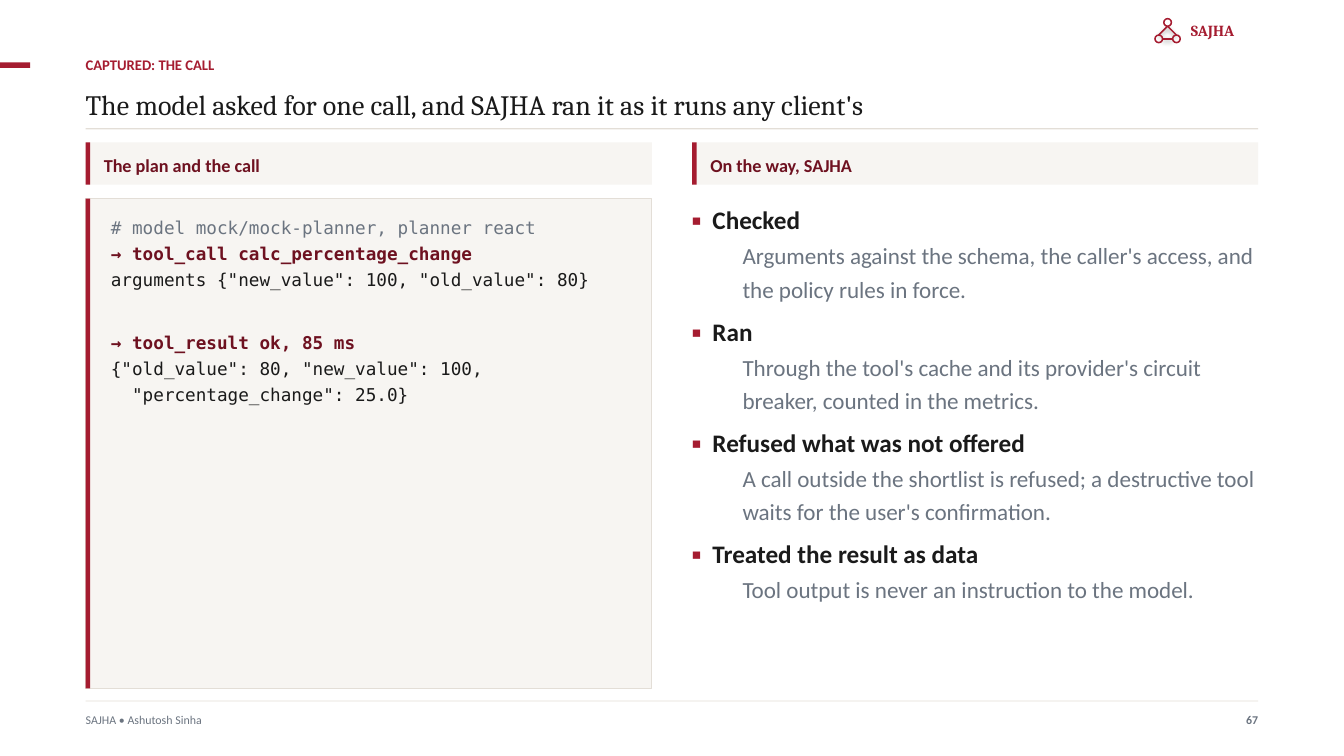
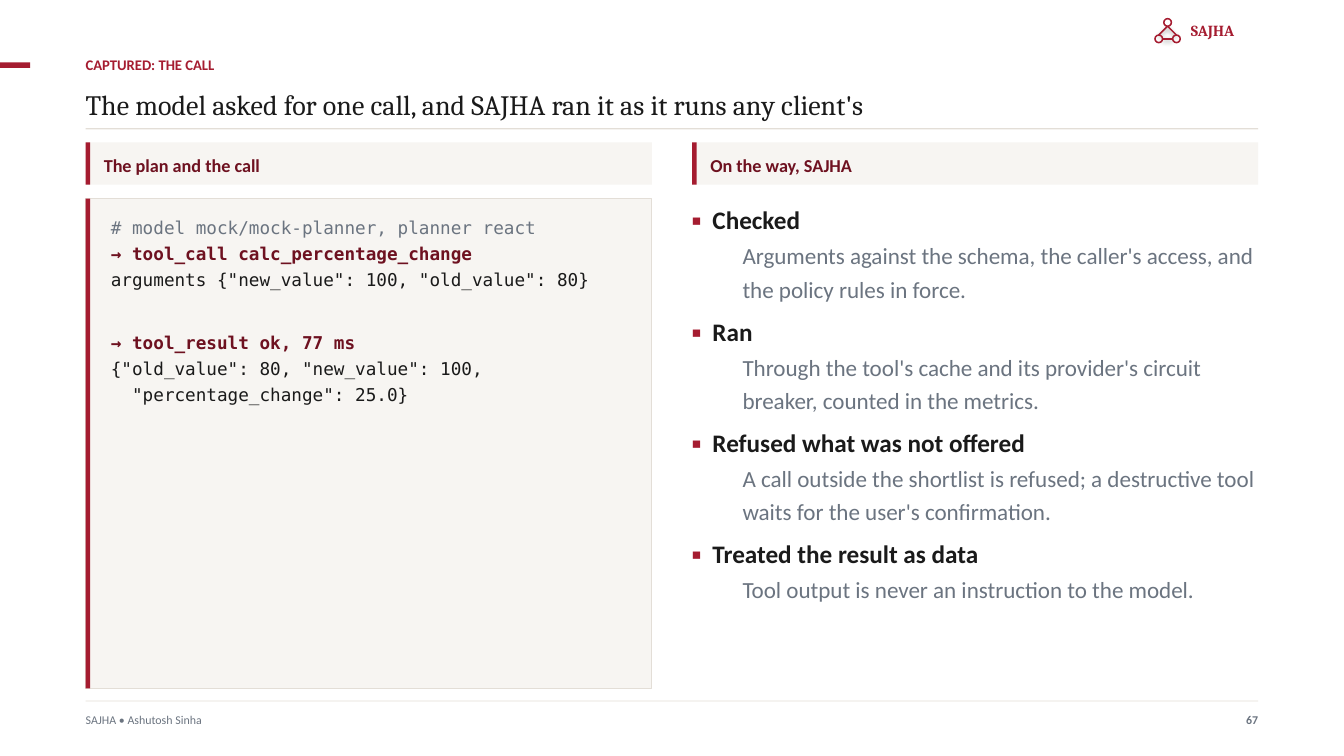
Before and after one commit to ajsinha/sajhamcpserver, a slide deck: slide 67 of docs/publications/SAJHA-MCP-Server.pptx. Drawn at 1344x756 pixels with LibreOffice and Linux fonts; fonts in the diff are those of the drawing. Boxes give left, top, right and bottom in pixels: in the first picture for what was removed or moved away, otherwise in the second. Text is boxed around its words. In the diff, an @@ line names an element or a change of style, - is before the commit and + after.

```diff
--- a/docs/publications/SAJHA-MCP-Server.pptx
+++ b/docs/publications/SAJHA-MCP-Server.pptx
@@ text at [132, 335, 355, 353]: text changed @@
-→ tool_result ok, 85 ms
+→ tool_result ok, 77 ms
```
Also in this commit, not shown: 3 other slides changed, 7 other files.
